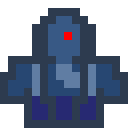
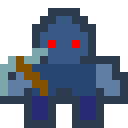
Layered file, before and after one edit (128 × 128). Changes by layer:
added layer "harvest_down" above "right" over (0, 32, 120, 128)
hid "right" over (40, 32, 88, 128)
hid "left" over (40, 32, 88, 128)
hid "up" over (0, 32, 120, 128)
hid "down", blend normal → hard mix over (0, 32, 120, 128)
